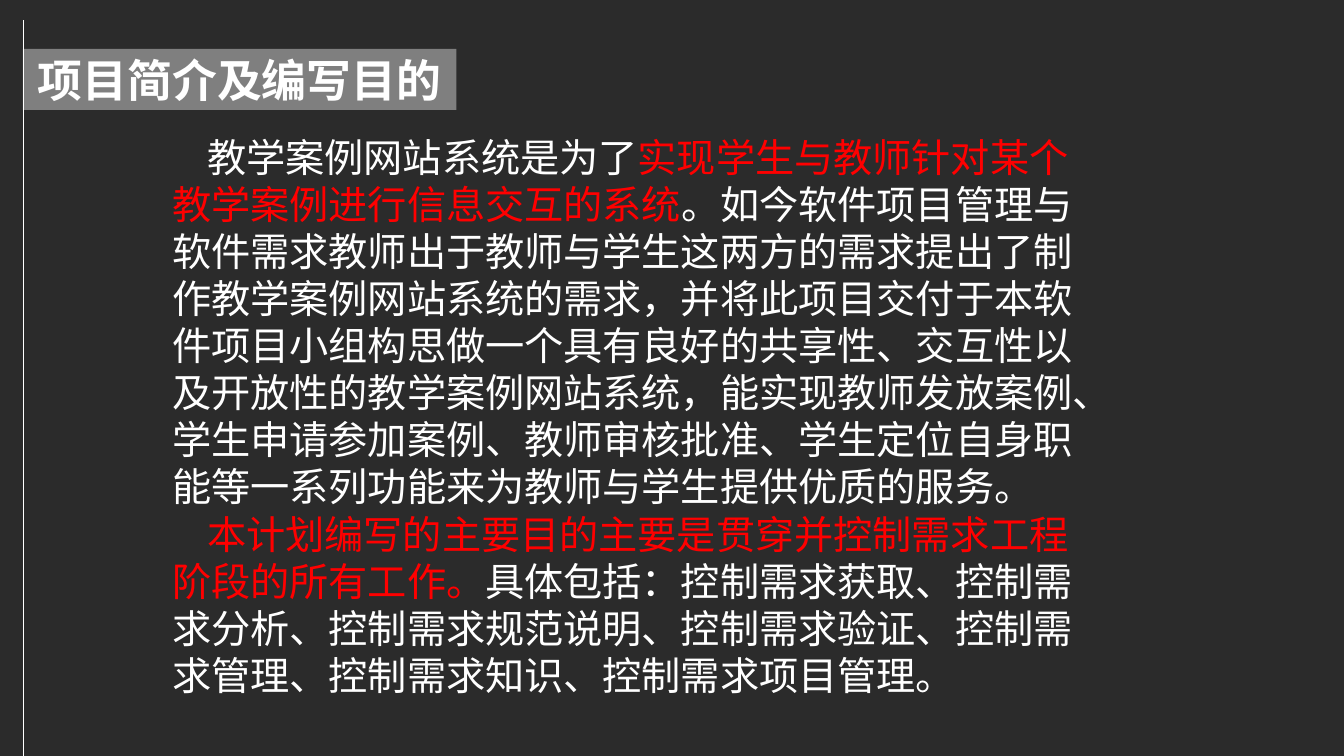
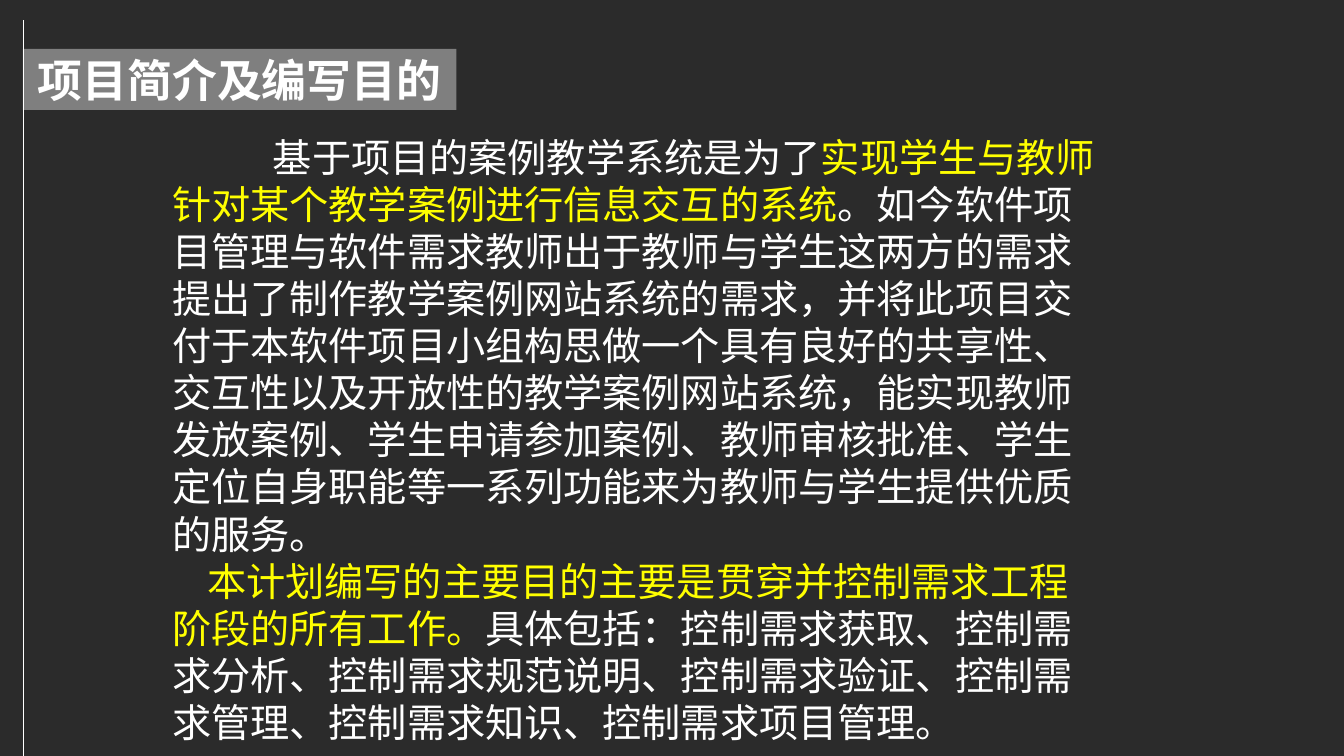
Before and after one commit to PRD-2018-G04/PRD-2018-G04, a slide deck: slide 4 of G04项目组/受控文档/项目计划/PRD2018-G04-需求工程项目计划PPT.pptx. Drawn at 1344x756 pixels with LibreOffice and Linux fonts; fonts in the diff are those of the drawing; background and template pictures are left out; a plain dark background stands for a picture behind light text. Boxes give left, top, right and bottom in pixels: in the first picture for what was removed or moved away, otherwise in the second. Text is boxed around its words. In the diff, an @@ line names an element or a change of style, - is before the commit and + after.

```diff
--- a/G04项目组/受控文档/项目计划/PRD2018-G04-需求工程项目计划PPT.pptx
+++ b/G04项目组/受控文档/项目计划/PRD2018-G04-需求工程项目计划PPT.pptx
@@ text at bbox=[172, 139, 1095, 552]: text changed @@
-教学案例网站系统是为了实现学生与教师针对某个教学案例进行信息交互的系统。如今软件项目管理与软件需求教师出于教师与学生这两方的需求提出了制作教学案例网站系统的需求，并将此项目交付于本软件项目小组构思做一个具有良好的共享性、交互性以及开放性的教学案例网站系统，能实现教师发放案例、学生申请参加案例、教师审核批准、学生定位自身职能等一系列功能来为教师与学生提供优质的服务。
+基于项目的案例教学系统是为了实现学生与教师针对某个教学案例进行信息交互的系统。如今软件项目管理与软件需求教师出于教师与学生这两方的需求提出了制作教学案例网站系统的需求，并将此项目交付于本软件项目小组构思做一个具有良好的共享性、交互性以及开放性的教学案例网站系统，能实现教师发放案例、学生申请参加案例、教师审核批准、学生定位自身职能等一系列功能来为教师与学生提供优质的服务。
@@ text at bbox=[172, 563, 1072, 741]: text colour #FF0000 to #FFFF00 in "本计划编写的主要目的主要是贯穿并控制需求工程阶段的所有工作。具体包括：控制需求获取、控制需求分析、控制需求规范说明、控制 ..." @@
```
Also in this commit, not shown: 7 other slides changed, 8 slides added, 1 slide removed, 23 other files.
